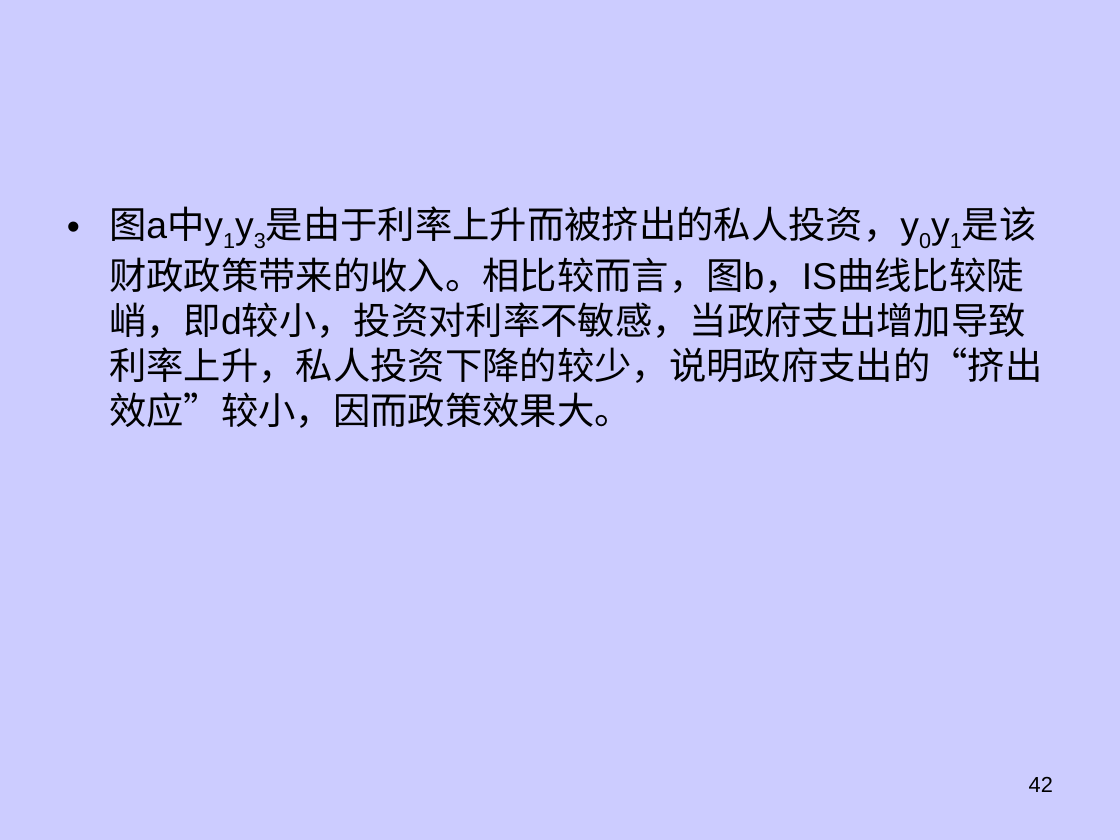
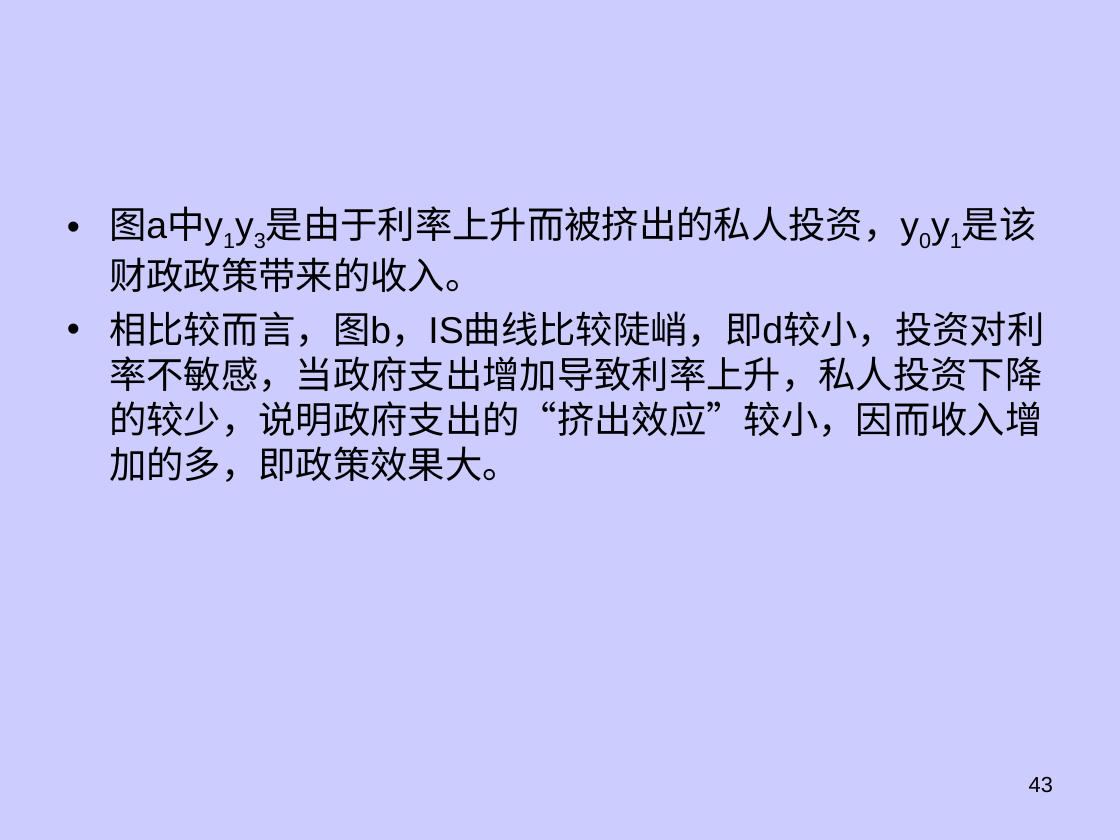
Before and after one commit to dhndzwxj/Teaching_assistant, a slide deck: slide 43 of 宏观原理课件/第6章宏观经济政策新.ppt (slide 42 before the commit). Drawn at 1120x840 pixels with LibreOffice and Linux fonts; fonts in the diff are those of the drawing. Boxes give left, top, right and bottom in pixels: in the first picture for what was removed or moved away, otherwise in the second. Text is boxed around its words. In the diff, an @@ line names an element or a change of style, - is before the commit and + after.

```diff
--- a/宏观原理课件/第6章宏观经济政策新.ppt
+++ b/宏观原理课件/第6章宏观经济政策新.ppt
@@ text at <box>109,206,1045,482</box>: text changed @@
-• 图a中y1y3是由于利率上升而被挤出的私人投资，y0y1是该财政政策带来的收入。相比较而言，图b，IS曲线比较陡峭，即d较小，投资对利率不敏感，当政府支出增加导致利率上升，私人投资下降的较少，说明政府支出的“挤出效应”较小，因而政策效果大。
+• 图a中y1y3是由于利率上升而被挤出的私人投资，y0y1是该财政政策带来的收入。
+• 相比较而言，图b，IS曲线比较陡峭，即d较小，投资对利率不敏感，当政府支出增加导致利率上升，私人投资下降的较少，说明政府支出的“挤出效应”较小，因而收入增加的多，即政策效果大。
@@ page number at <box>1029,776,1053,793</box>: text changed @@
-42
+43
```
Also in this commit, not shown: 41 other slides changed, 11 slides added, 4 slides removed, 2 other files.
